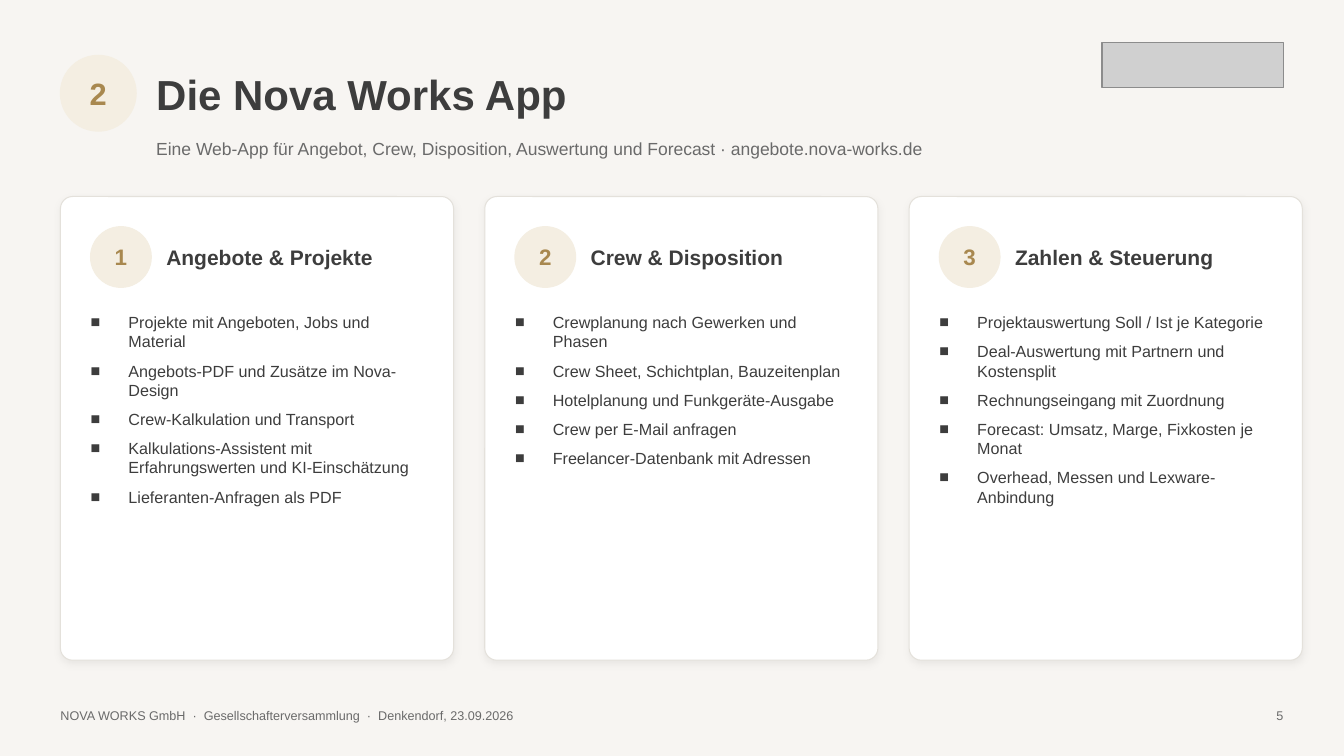
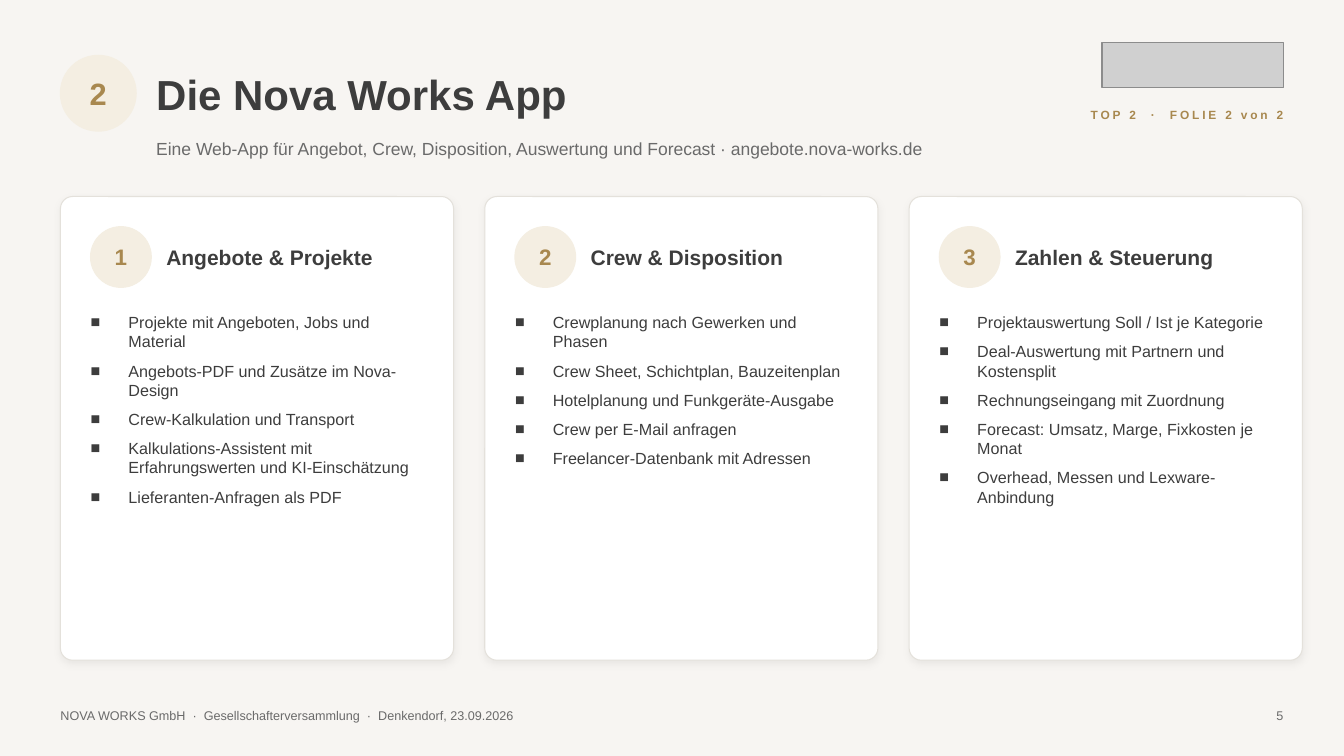
Before and after one commit to Kkoerber27/nova-works-app, a slide deck: slide 5 of praesentationen/Gesellschafterversammlung_2026-09-23.pptx. Drawn at 1344x756 pixels with LibreOffice and Linux fonts; fonts in the diff are those of the drawing; grey boxes stand for pictures. Boxes give left, top, right and bottom in pixels: in the first picture for what was removed or moved away, otherwise in the second. Text is boxed around its words. In the diff, an @@ line names an element or a change of style, - is before the commit and + after.

```diff
--- a/praesentationen/Gesellschafterversammlung_2026-09-23.pptx
+++ b/praesentationen/Gesellschafterversammlung_2026-09-23.pptx
@@ text added at (x1=1091, y1=110, x2=1284, y2=119), 8.5 pt, text #A8884F, bold @@
+TOP 2 · FOLIE 2 von 2
```
Also in this commit, not shown: 2 other slides changed, 2 slides added, 2 slides removed, 2 other files.
